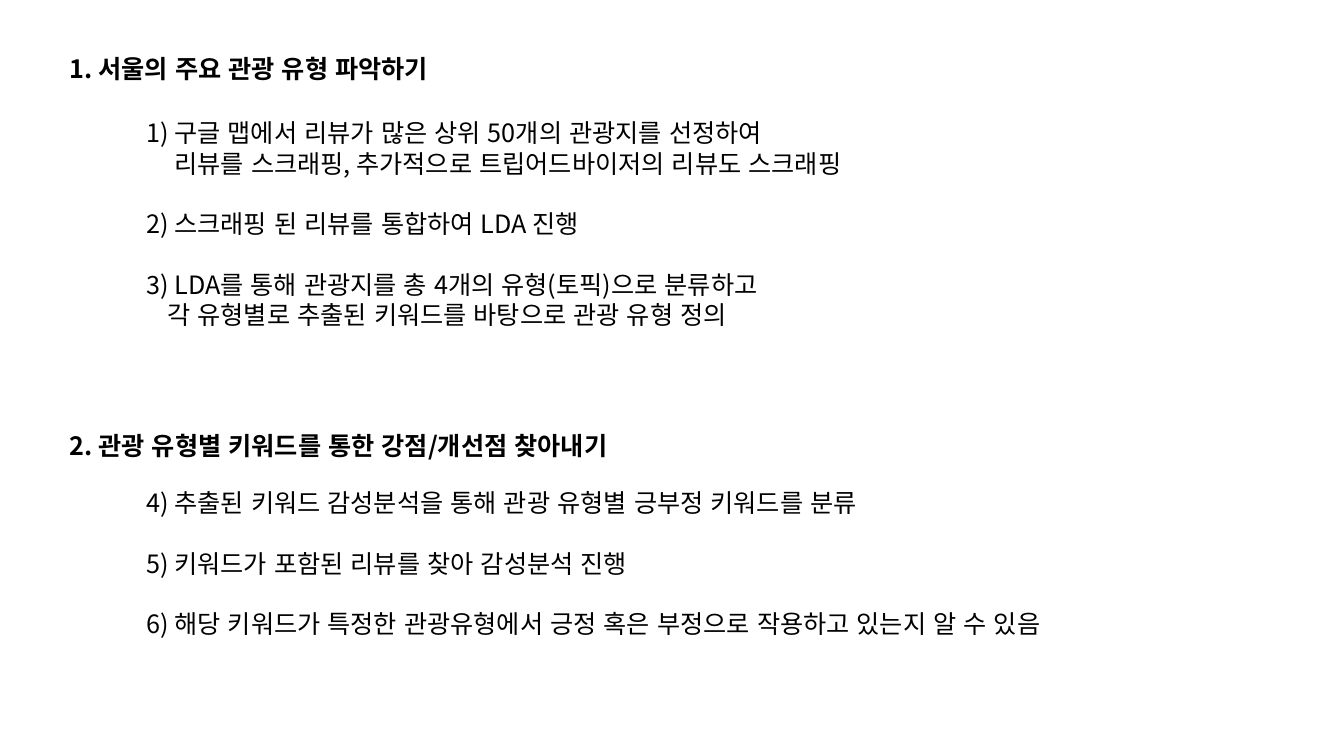
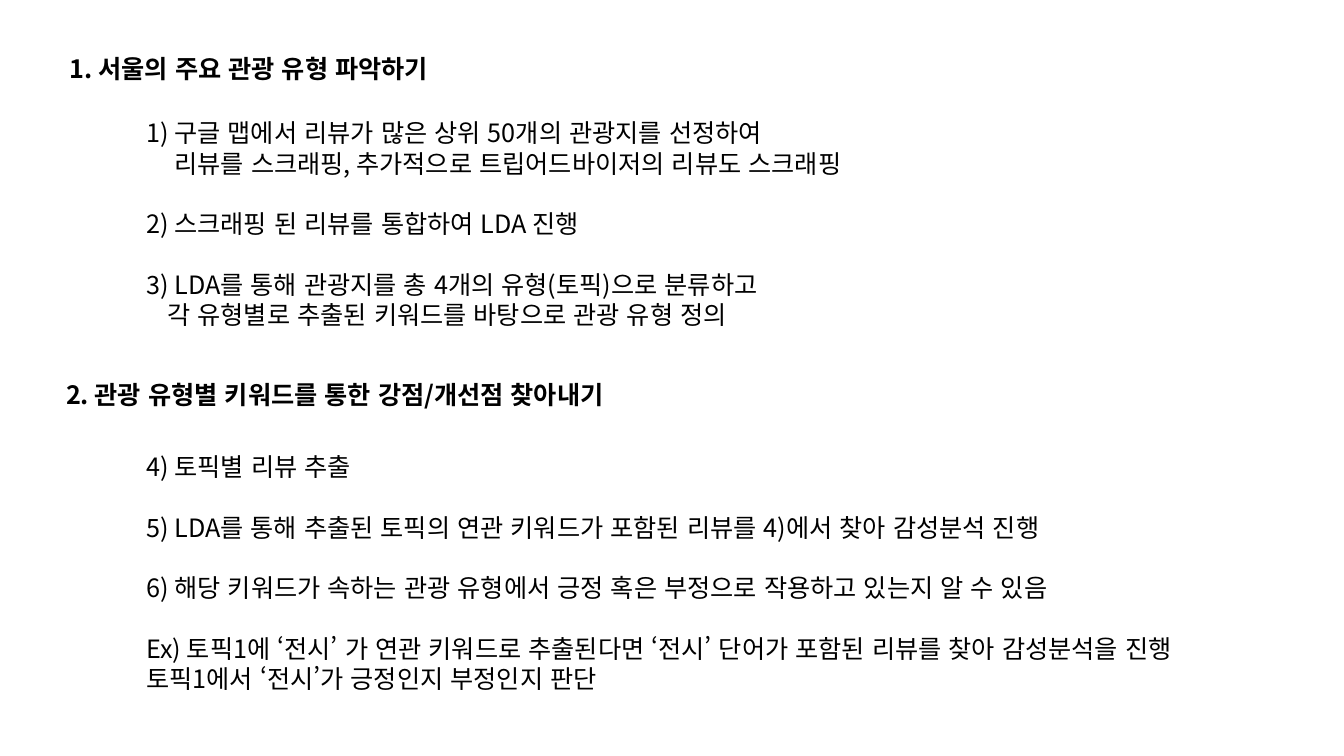
Before and after one commit to hyejeong14/2022_-_5-, a slide deck: slide 1 of HyeJeong/Final File/발표자료.pptx. Drawn at 1344x756 pixels with LibreOffice and Linux fonts; fonts in the diff are those of the drawing. Boxes give left, top, right and bottom in pixels: in the first picture for what was removed or moved away, otherwise in the second. Text is boxed around its words. In the diff, an @@ line names an element or a change of style, - is before the commit and + after.

```diff
--- a/HyeJeong/Final File/발표자료.pptx
+++ b/HyeJeong/Final File/발표자료.pptx
@@ text "2. 관광 유형별 키워드를 통한 ...": place and size @@
-text "2. 관광 유형별 키워드를 통한 ..." at box(70, 433, 608, 460)
+text "2. 관광 유형별 키워드를 통한 ..." at box(66, 382, 604, 409)
@@ text at box(146, 455, 1171, 690): text changed @@
-4) 추출된 키워드 감성분석을 통해 관광 유형별 긍부정 키워드를 분류
-5) 키워드가 포함된 리뷰를 찾아 감성분석 진행
-6) 해당 키워드가 특정한 관광유형에서 긍정 혹은 부정으로 작용하고 있는지 알 수 있음
+4) 토픽별 리뷰 추출
+5) LDA를 통해 추출된 토픽의 연관 키워드가 포함된 리뷰를 4)에서 찾아 감성분석 진행
+6) 해당 키워드가 속하는 관광 유형에서 긍정 혹은 부정으로 작용하고 있는지 알 수 있음
+Ex) 토픽1에 ‘전시’ 가 연관 키워드로 추출된다면 ‘전시’ 단어가 포함된 리뷰를 찾아 감성분석을 진행
+토픽1에서 ‘전시’가 긍정인지 부정인지 판단
```
Also in this commit, not shown: 1 slide added.
